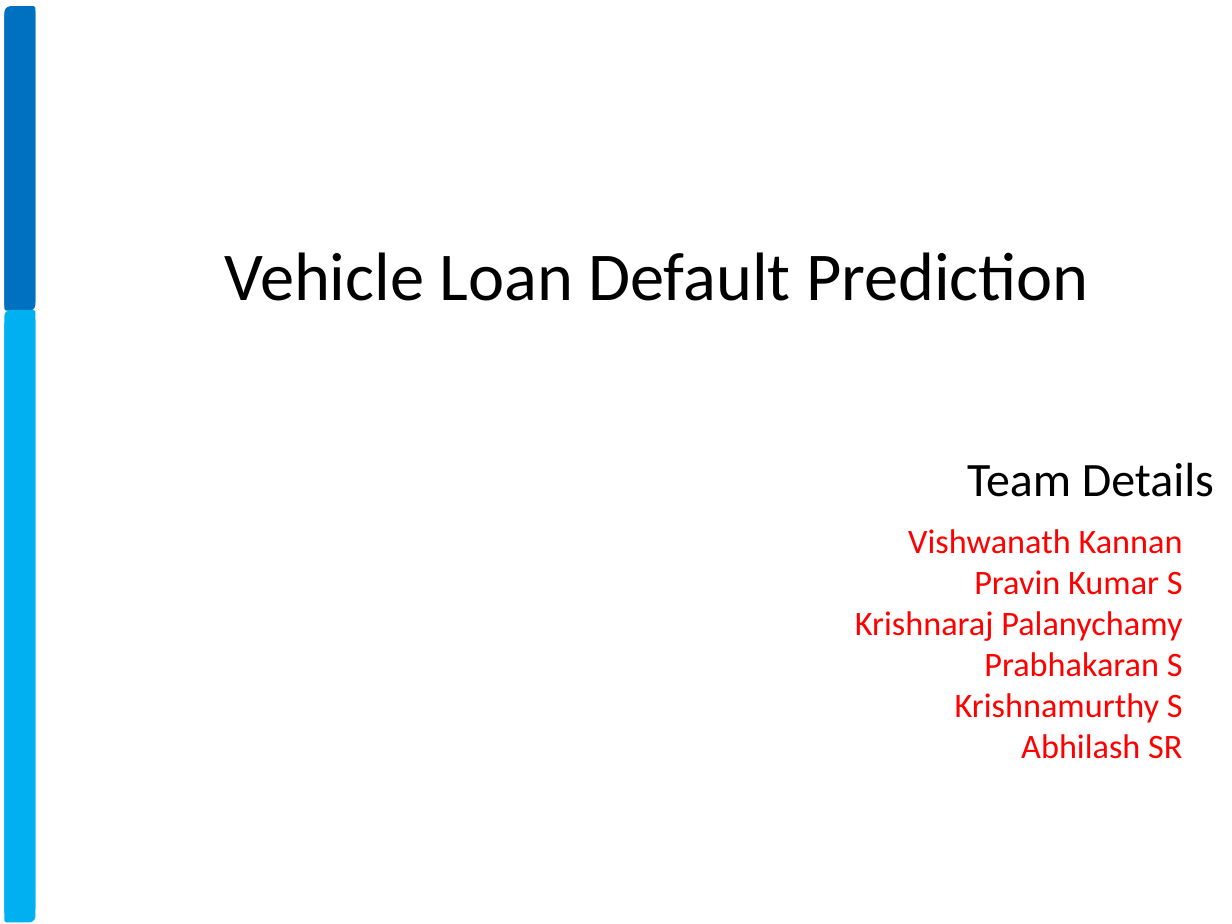
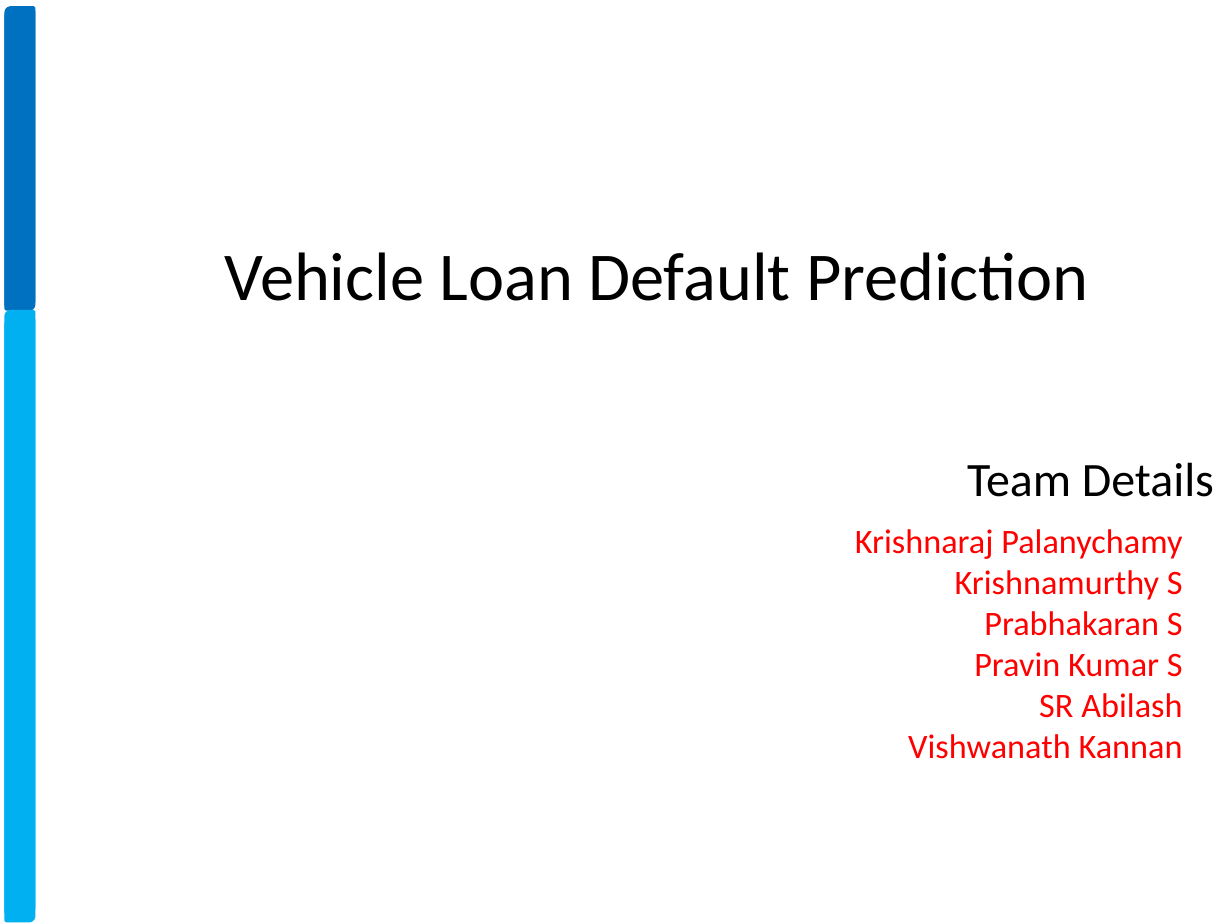
Before and after one commit to xavierigneous/Vehicle-Loan-Default-Prediction, a slide deck: slide 1 of Pravin Kumar/Vehicle Loan Default Prediction.pptx. Drawn at 1232x924 pixels with LibreOffice and Linux fonts; fonts in the diff are those of the drawing; background and template pictures are left out. Boxes give left, top, right and bottom in pixels: in the first picture for what was removed or moved away, otherwise in the second. Text is boxed around its words. In the diff, an @@ line names an element or a change of style, - is before the commit and + after.

```diff
--- a/Pravin Kumar/Vehicle Loan Default Prediction.pptx
+++ b/Pravin Kumar/Vehicle Loan Default Prediction.pptx
@@ text at [855, 529, 1183, 718]: paragraphs added @@
+Krishnaraj Palanychamy
+Krishnamurthy S
+Prabhakaran S
+Pravin Kumar S
+SR Abilash
@@ text at [855, 570, 1183, 759]: paragraphs removed @@
-Pravin Kumar S
-Krishnaraj Palanychamy
-Prabhakaran S
-Krishnamurthy S
-Abhilash SR
```
